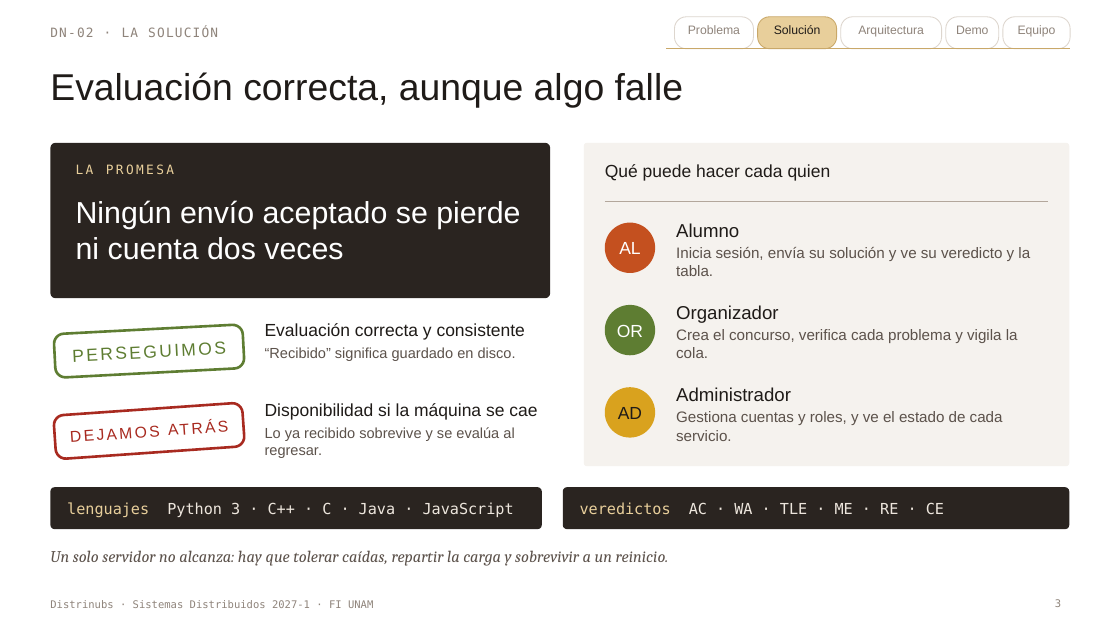
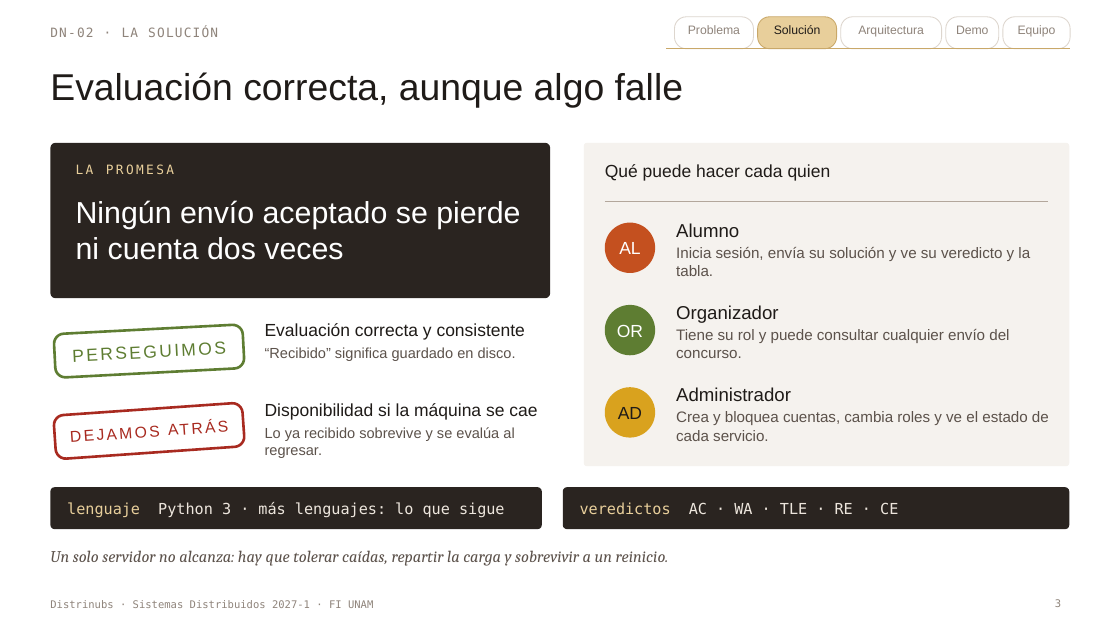
Before and after one commit to Delta2904/sd-2027-1-distrinubs, a slide deck: slide 3 of docs/pitch-distrinubs.pptx. Drawn at 1120x630 pixels with LibreOffice and Linux fonts; fonts in the diff are those of the drawing. Boxes give left, top, right and bottom in pixels: in the first picture for what was removed or moved away, otherwise in the second. Text is boxed around its words. In the diff, an @@ line names an element or a change of style, - is before the commit and + after.

Commit message:
Regenera el pitch con lo que corre en la etapa 2: números medidos, diapositiva de lo que sigue, plan B de la demo y notas del orador

```diff
--- a/docs/pitch-distrinubs.pptx
+++ b/docs/pitch-distrinubs.pptx
@@ text at [676,329,1009,358]: text changed @@
-Crea el concurso, verifica cada problema y vigila la cola.
+Tiene su rol y puede consultar cualquier envío del concurso.
@@ text at [676,411,1049,441]: text changed @@
-Gestiona cuentas y roles, y ve el estado de cada servicio.
+Crea y bloquea cuentas, cambia roles y ve el estado de cada servicio.
@@ text at [67,502,505,518]: text changed @@
-lenguajes Python 3 · C++ · C · Java · JavaScript
+lenguaje Python 3 · más lenguajes: lo que sigue
@@ text at [580,502,898,514]: text changed @@
-veredictos AC · WA · TLE · ME · RE · CE
+veredictos AC · WA · TLE · RE · CE
```
Also in this commit, not shown: 17 other slides changed, 1 slide added.
